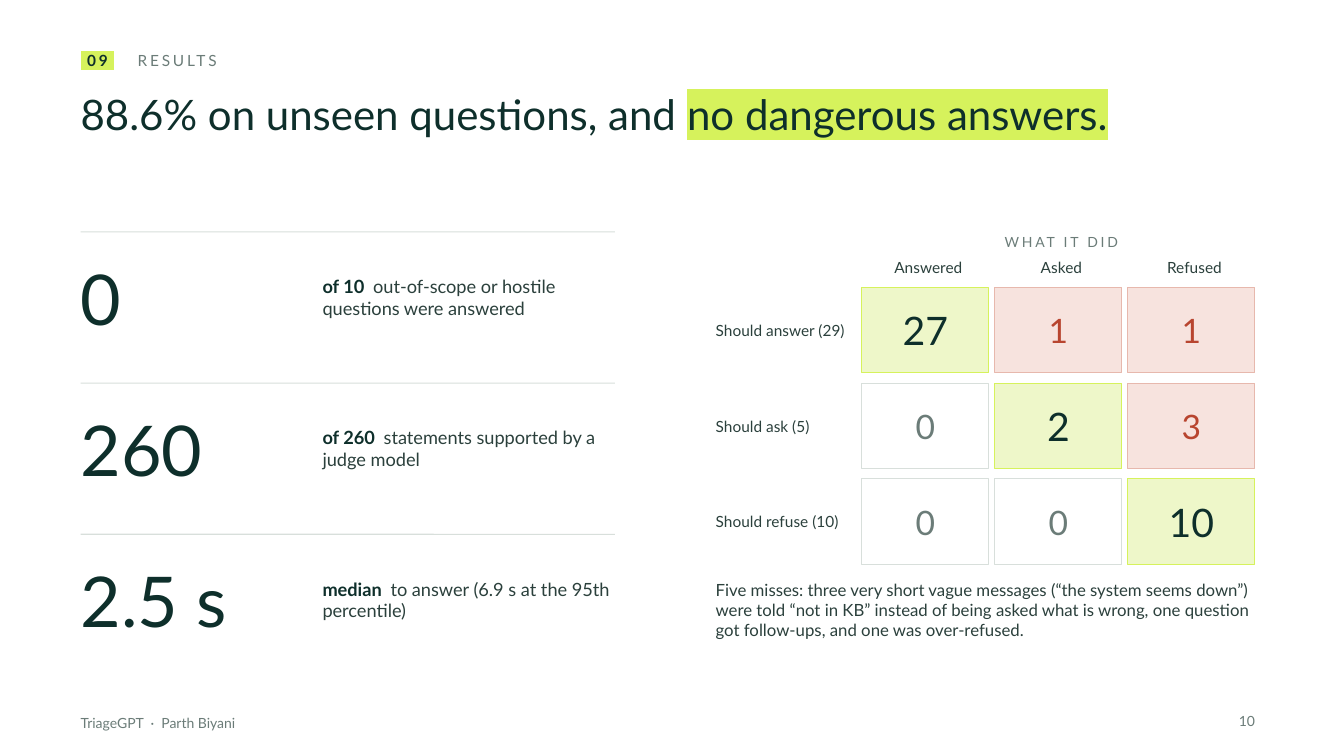
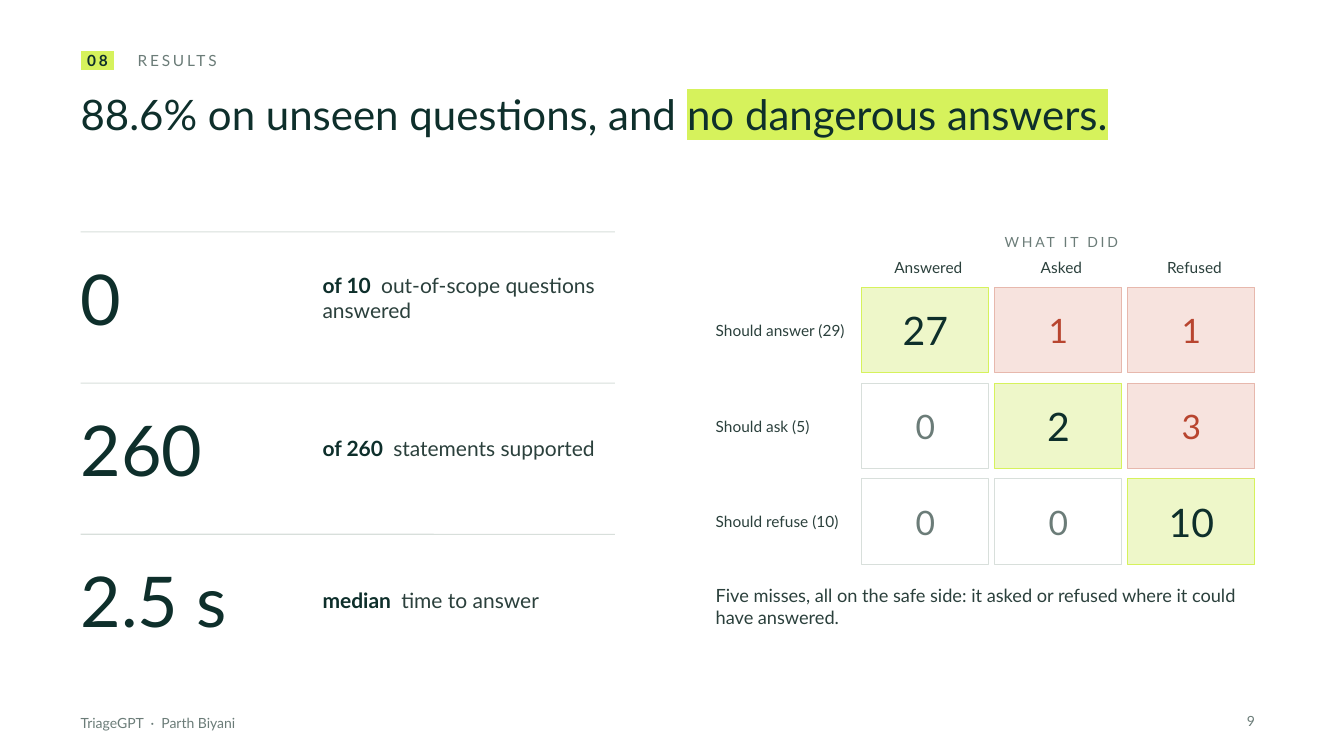
Before and after one commit to ParthBiyani/AI-Troubleshooting-Assistant, a slide deck: slide 9 of docs/presentation/TriageGPT_deck.pptx (slide 10 before the commit). Drawn at 1344x756 pixels with LibreOffice and Linux fonts; fonts in the diff are those of the drawing. Boxes give left, top, right and bottom in pixels: in the first picture for what was removed or moved away, otherwise in the second. Text is boxed around its words. In the diff, an @@ line names an element or a change of style, - is before the commit and + after.

```diff
--- a/docs/presentation/TriageGPT_deck.pptx
+++ b/docs/presentation/TriageGPT_deck.pptx
@@ text at bbox=[87, 54, 108, 66]: text changed @@
-09 RESULTS
+08 RESULTS
@@ text at bbox=[323, 277, 595, 318]: text changed; size 13 to 15 pt @@
-of 10 out-of-scope or hostile questions were answered
+of 10 out-of-scope questions answered
@@ text at bbox=[323, 440, 595, 460]: text changed; size 13 to 15 pt @@
-of 260 statements supported by a judge model
+of 260 statements supported
@@ text at bbox=[323, 592, 539, 608]: text changed; size 13 to 15 pt @@
-median to answer (6.9 s at the 95th percentile)
+median time to answer
@@ text at bbox=[716, 588, 1235, 624]: text changed; size 12 to 13 pt @@
-Five misses: three very short vague messages (“the system seems down”) were told “not in KB” instead of being asked what is wrong, one question got follow-ups, and one was over-refused.
+Five misses, all on the safe side: it asked or refused where it could have answered.
@@ page number at bbox=[1247, 716, 1255, 726]: text changed @@
-10
+9
```
Also in this commit, not shown: 12 other slides changed, 1 slide added, 1 slide removed.
